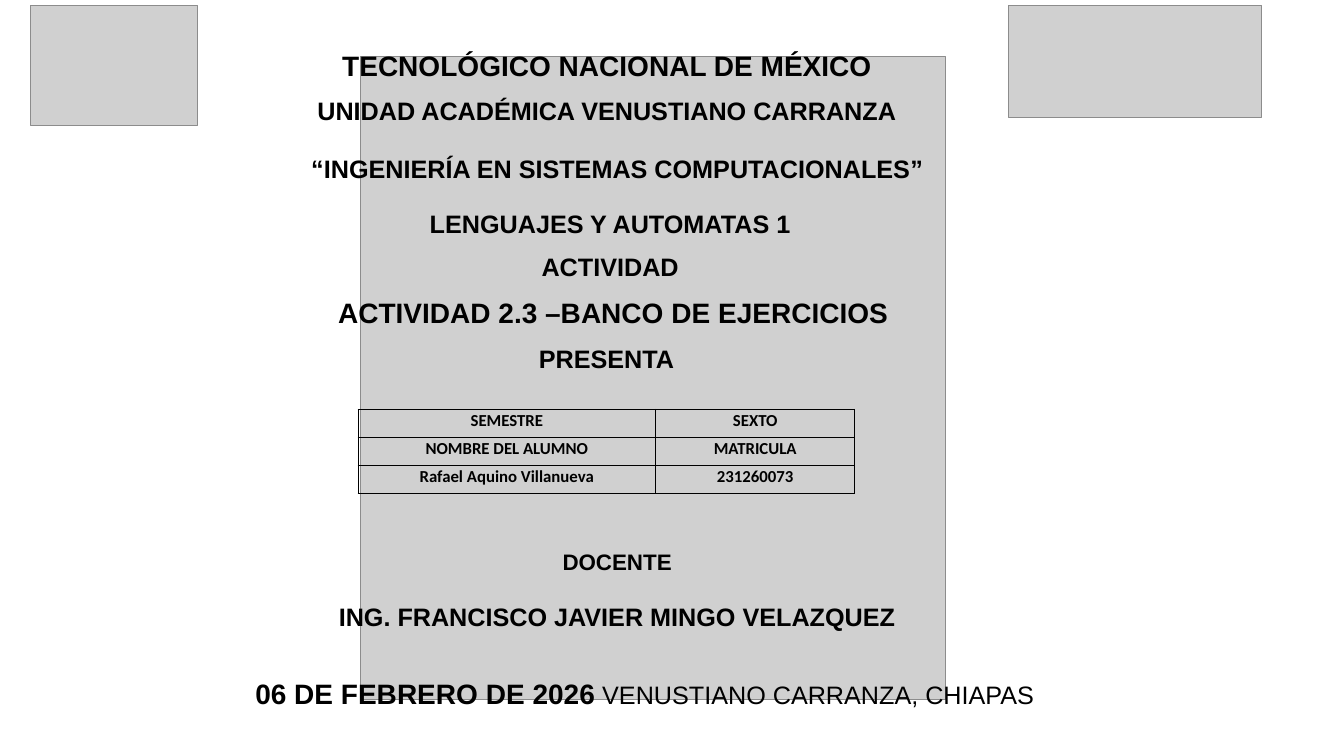
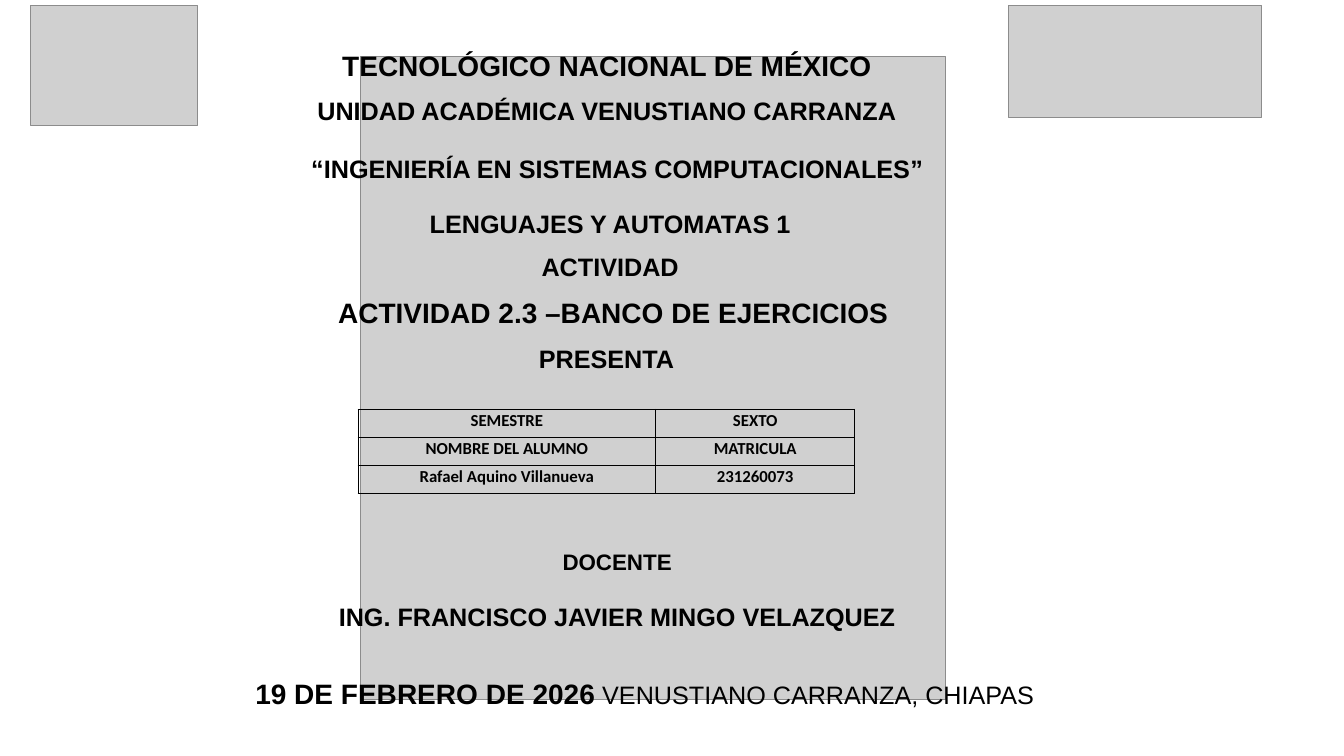
Before and after one commit to rafaelrav8770/LYA1, a slide deck: slide 1 of TEMA2/Act_2.3_Banco_ de_ Ejercicio_Rafael_Aaquino-villanueva-ISC-LYA1.pptx. Drawn at 1344x756 pixels with LibreOffice and Linux fonts; fonts in the diff are those of the drawing; grey boxes stand for pictures. Boxes give left, top, right and bottom in pixels: in the first picture for what was removed or moved away, otherwise in the second. Text is boxed around its words. In the diff, an @@ line names an element or a change of style, - is before the commit and + after.

```diff
--- a/TEMA2/Act_2.3_Banco_ de_ Ejercicio_Rafael_Aaquino-villanueva-ISC-LYA1.pptx
+++ b/TEMA2/Act_2.3_Banco_ de_ Ejercicio_Rafael_Aaquino-villanueva-ISC-LYA1.pptx
@@ text at <box>255,682,1034,710</box>: text changed @@
-06 DE FEBRERO DE 2026 VENUSTIANO CARRANZA, CHIAPAS
+19 DE FEBRERO DE 2026 VENUSTIANO CARRANZA, CHIAPAS
```
Also in this commit, not shown: 2 other files.
